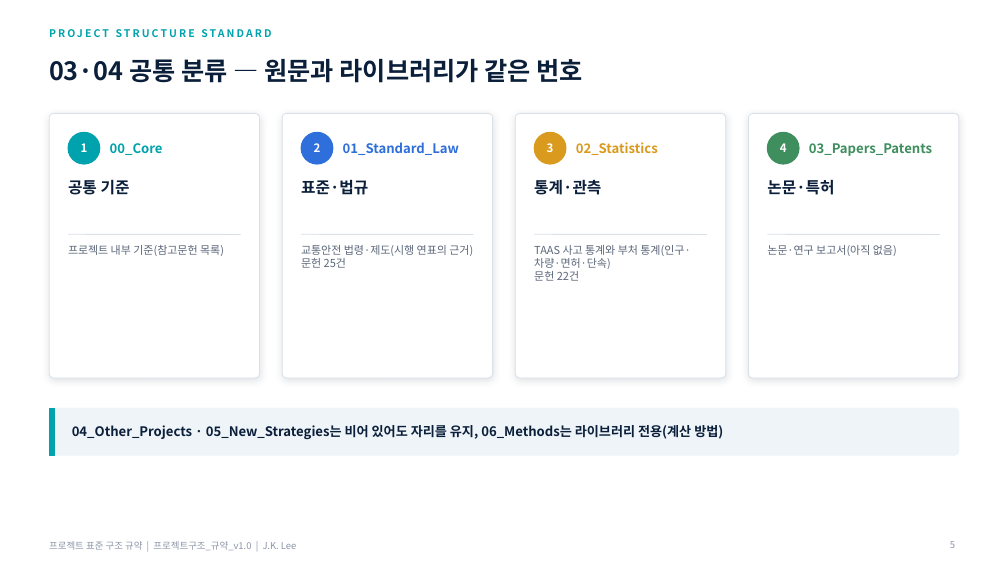
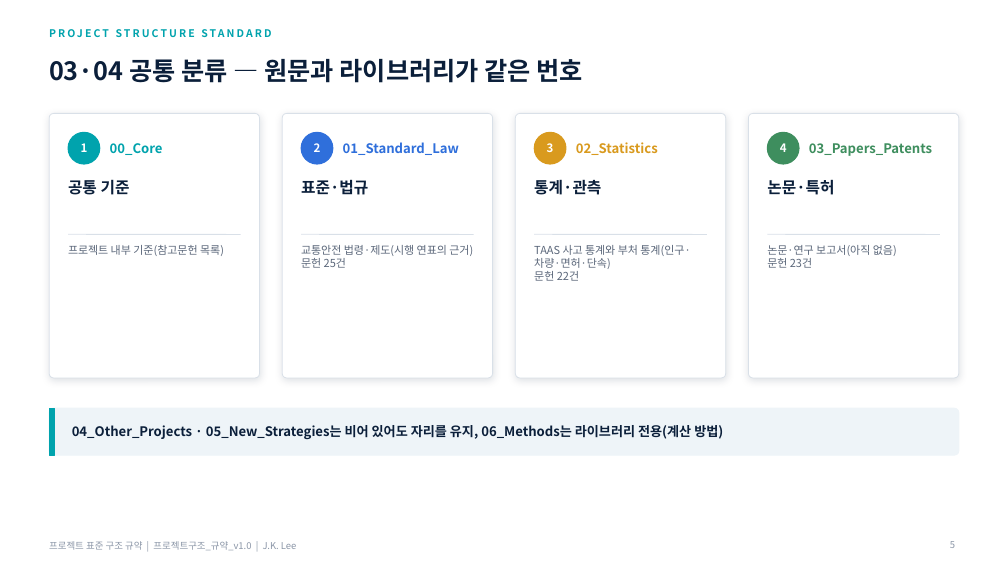
Before and after one commit to jaykayLee/TAAS_Analysis_for_Safety, a slide deck: slide 5 of 02_Strategy/03_User/프로젝트구조_규약_v1.0.pptx. Drawn at 1008x567 pixels with LibreOffice and Linux fonts; fonts in the diff are those of the drawing; background and template pictures are left out. Boxes give left, top, right and bottom in pixels: in the first picture for what was removed or moved away, otherwise in the second. Text is boxed around its words. In the diff, an @@ line names an element or a change of style, - is before the commit and + after.

```diff
--- a/02_Strategy/03_User/프로젝트구조_규약_v1.0.pptx
+++ b/02_Strategy/03_User/프로젝트구조_규약_v1.0.pptx
@@ text at (767,258,812,268): paragraph added @@
+문헌 23건
```
Also in this commit, not shown: 1 other slide changed, 45 other files.
